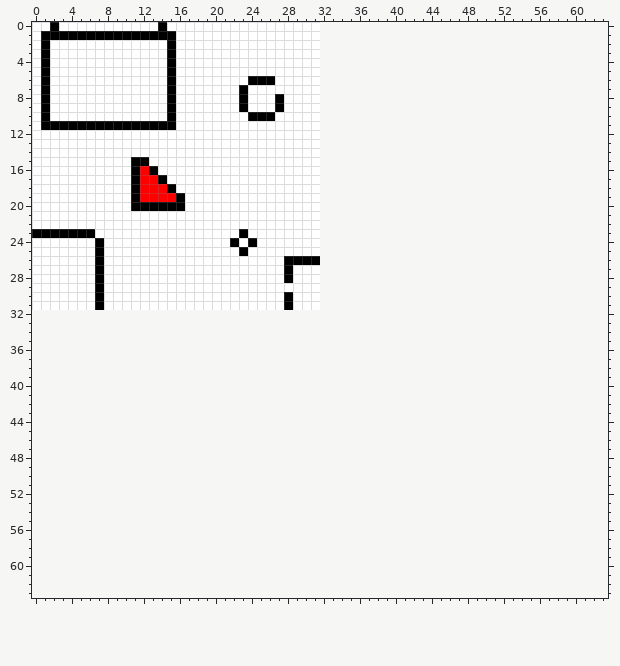
Two versions of one pixel-art sprite, src/output.png. The picture above was drawn from the file before the commit.
The file is 32x32 pixels. The old version is drawn lined up with the new one, on the new canvas.
The result:
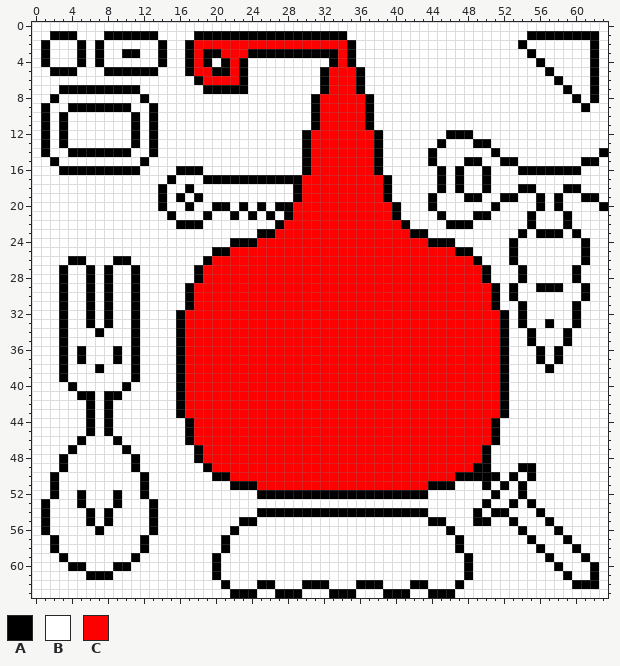
Palette (. is transparent): A #000000  B #ffffff  C #ff0000
Diff:
canvas 32x32 -> 64x64
Changed rows in their new state; - is an unchanged pixel.
first column x 0:
 0 --B-----------B-----------------BBBBBBBBBBBBBBBBBBBBBBBBBBBBBBBB
 1 -B---BBB------BB--AAAAAAAAAAAAAAAAABBBBBBBBBBBBBBBBBBBBAAAAAAAAB
 2 -----A-A------AB-ACCCCCCCCCCCCCCCCCABBBBBBBBBBBBBBBBBBABBBBBBBAB
 3 -----A-A--AA--AB-ACAACCCAAAAAAAAAACABBBBBBBBBBBBBBBBBBBABBBBBBAB
 4 -----A-A------AB-ACA-ACA--------BACABBBBBBBBBBBBBBBBBBBBABBBBBAB
 5 -BAAA---AAAAAA-B-ACCAACA--------ACCCABBBBBBBBBBBBBBBBBBBBABBBBAB
 6 -B-------------B--ACCCCABBB-----ACCCABBBBBBBBBBBBBBBBBBBBBABBBAB
 7 -B-AAAAAAAAA---B---AAAA---------ACCCABBBBBBBBBBBBBBBBBBBBBBABBAB
 8 -BA---------A--B-------B---B---ACCCCCABBBBBBBBBBBBBBBBBBBBBBABAB
 9 ----AAAAAAA--A-B-------B---B---ACCCCCABBBBBBBBBBBBBBBBBBBBBBBABB
10 ---A-------A-A-B--------BBB----ACCCCCABBBBBBBBBBBBBBBBBBBBBBBBBB
11 --B-BBBBBBB-B-BB---------------ACCCCCABBBBBBBBBBBBBBBBBBBBBBBBBB
12 -A-A-------A-A----------------ACCCCCCCABBBBBBBAAABBBBBBBBBBBBBBB
13 -A-A-------A-A----------------ACCCCCCCABBBBBBABBBAABBBBBBBBBBBBB
14 -A--AAAAAAA--A----------------ACCCCCCCABBBBBABBBBBBABBBBBBBBBBBA
15 --A--------B------------------ACCCCCCCABBBBBABBBAABBAABBBBBBBAAB
16 ---AAAAAAAA-BB--AAA-----------ACCCCCCCABBBBBBABABBABBBAAAAAAABBB
17 -----------BBBBA---AAAAAAAAAAACCCCCCCCCABBBBBABABBABBBBBBBBBBBBB
18 -----------BBBAB-A-----------ACCCCCCCCCABBBBBABABBABBBAABBBAABBB
19 -----------BBBAB--A----------ACCCCCCCCCABBBBABBBAABBAABBABABBAAB
20 -----------BBB-BBA--AA-A-A-AACCCCCCCCCCCABBBABBBBBBABBBBABABBBBA
21 ---------------A---A--A-A-A-ACCCCCCCCCCCABBBBABBBAABBBBABBBABBBB
22 ----------------AAA--------ACCCCCCCCCCCCCABBBBAAABBBBBBABBBABBBB
23 BBBBBBB----------------B-AACCCCCCCCCCCCCCCAABBBBBBBBBBABAAABABBB
24 -------B---------------A-CCCCCCCCCCCCCCCCCCCAAABBBBBBABBBBBBBABB
25 -------B------------AACCCCCCCCCCCCCCCCCCCCCCCCCAABBBBABBBBBBBABB
26 ----AA-B-AA--------ACCCCCCCCCCCCCCCCCCCCCCCCCCCCCABBBABBBBBBBABB
27 ---A--ABA--A------ACCCCCCCCCCCCCCCCCCCCCCCCCCCCCCCABBBABBBBBABBB
28 ---A--ABA--A------ACCCCCCCCCCCCCCCCCCCCCCCCCCCCCCCABBBABBBBBABBB
29 ---A--ABA--A-----ACCCCCCCCCCCCCCCCCCCCCCCCCCCCCCCCCABABBAAABBABB
30 ---A--ABA--A-----ACCCCCCCCCCCCCCCCCCCCCCCCCCCCCCCCCABABBBBBBBABB
31 ---A--ABA--A-----ACCCCCCCCCCCCCCCCCCCCCCCCCCCCCCCCCABBABBBBBABBB
32 BBBABBABABBABBBBACCCCCCCCCCCCCCCCCCCCCCCCCCCCCCCCCCCABABBBBBABBB
33 BBBABBABABBABBBBACCCCCCCCCCCCCCCCCCCCCCCCCCCCCCCCCCCABABBABBABBB
34 BBBABBBABBBABBBBACCCCCCCCCCCCCCCCCCCCCCCCCCCCCCCCCCCABBABBBABBBB
35 BBBABBBBBBBABBBBACCCCCCCCCCCCCCCCCCCCCCCCCCCCCCCCCCCABBABBBABBBB
36 BBBABABBBABABBBBACCCCCCCCCCCCCCCCCCCCCCCCCCCCCCCCCCCABBBABABBBBB
37 BBBABABBBABABBBBACCCCCCCCCCCCCCCCCCCCCCCCCCCCCCCCCCCABBBABABBBBB
38 BBBABBBABBBABBBBACCCCCCCCCCCCCCCCCCCCCCCCCCCCCCCCCCCABBBBABBBBBB
39 BBBABBBBBBBABBBBACCCCCCCCCCCCCCCCCCCCCCCCCCCCCCCCCCCABBBBBBBBBBB
40 BBBBABBBBBABBBBBACCCCCCCCCCCCCCCCCCCCCCCCCCCCCCCCCCCABBBBBBBBBBB
41 BBBBBAABAABBBBBBACCCCCCCCCCCCCCCCCCCCCCCCCCCCCCCCCCCABBBBBBBBBBB
42 BBBBBBABABBBBBBBACCCCCCCCCCCCCCCCCCCCCCCCCCCCCCCCCCCABBBBBBBBBBB
43 BBBBBBABABBBBBBBACCCCCCCCCCCCCCCCCCCCCCCCCCCCCCCCCCCABBBBBBBBBBB
44 BBBBBBABABBBBBBBBACCCCCCCCCCCCCCCCCCCCCCCCCCCCCCCCCABBBBBBBBBBBB
45 BBBBBBABABBBBBBBBACCCCCCCCCCCCCCCCCCCCCCCCCCCCCCCCCABBBBBBBBBBBB
46 BBBBBABBBABBBBBBBACCCCCCCCCCCCCCCCCCCCCCCCCCCCCCCCCABBBBBBBBBBBB
47 BBBBABBBBBABBBBBBBACCCCCCCCCCCCCCCCCCCCCCCCCCCCCCCABBBBBBBBBBBBB
48 BBBABBBBBBBABBBBBBACCCCCCCCCCCCCCCCCCCCCCCCCCCCCCCABBBBBBBBBBBBB
49 BBBABBBBBBBABBBBBBBACCCCCCCCCCCCCCCCCCCCCCCCCCCCCAABBBAABBBBBBBB
50 BBABBBBBBBBBABBBBBBBAACCCCCCCCCCCCCCCCCCCCCCCCCAAAAABABABBBBBBBB
51 BBABBBBBBBBBABBBBBBBBBAAACCCCCCCCCCCCCCCCCCCAAABBBABABABBBBBBBBB
52 BBABBABBBABBABBBBBBBBBBBBAAAAAAAAAAAAAAAAAAABBBBBBBABBABBBBBBBBB
53 BABBBABBBABBBABBBBBBBBBBBBBBBBBBBBBBBBBBBBBBBBBBBBABBABABBBBBBBB
54 BABBBBABABBBBABBBBBBBBBBBAAAAAAAAAAAAAAAAAAABBBBBABAABBBABBBBBBB
55 BABBBBABABBBBABBBBBBBBBAABBBBBBBBBBBBBBBBBBBAABBBAABBABBBABBBBBB
56 BABBBBBABBBBBABBBBBBBBABBBBBBBBBBBBBBBBBBBBBBBABBBBBBBABBBABBBBB
57 BBABBBBBBBBBABBBBBBBBABBBBBBBBBBBBBBBBBBBBBBBBBABBBBBBBABBBABBBB
58 BBABBBBBBBBBABBBBBBBBABBBBBBBBBBBBBBBBBBBBBBBBBABBBBBBBBABBBABBB
59 BBBABBBBBBBABBBBBBBBABBBBBBBBBBBBBBBBBBBBBBBBBBBABBBBBBBBABBBABB
60 BBBBAABBBAABBBBBBBBBABBBBBBBBBBBBBBBBBBBBBBBBBBBABBBBBBBBBABBBAB
61 BBBBBBAAABBBBBBBBBBBABBBBBBBBBBBBBBBBBBBBBBBBBBBABBBBBBBBBBABBAB
62 BBBBBBBBBBBBBBBBBBBBBABBBAABBBAAABBBAAABBBAABBBABBBBBBBBBBBBAAAB
63 BBBBBBBBBBBBBBBBBBBBBBAAABBAAABBBAAABBBAAABBAAABBBBBBBBBBBBBBBBB
Pixel boxes of the changes (left, top, right, bottom) in both pictures:
changed: (32, 22, 608, 598)
